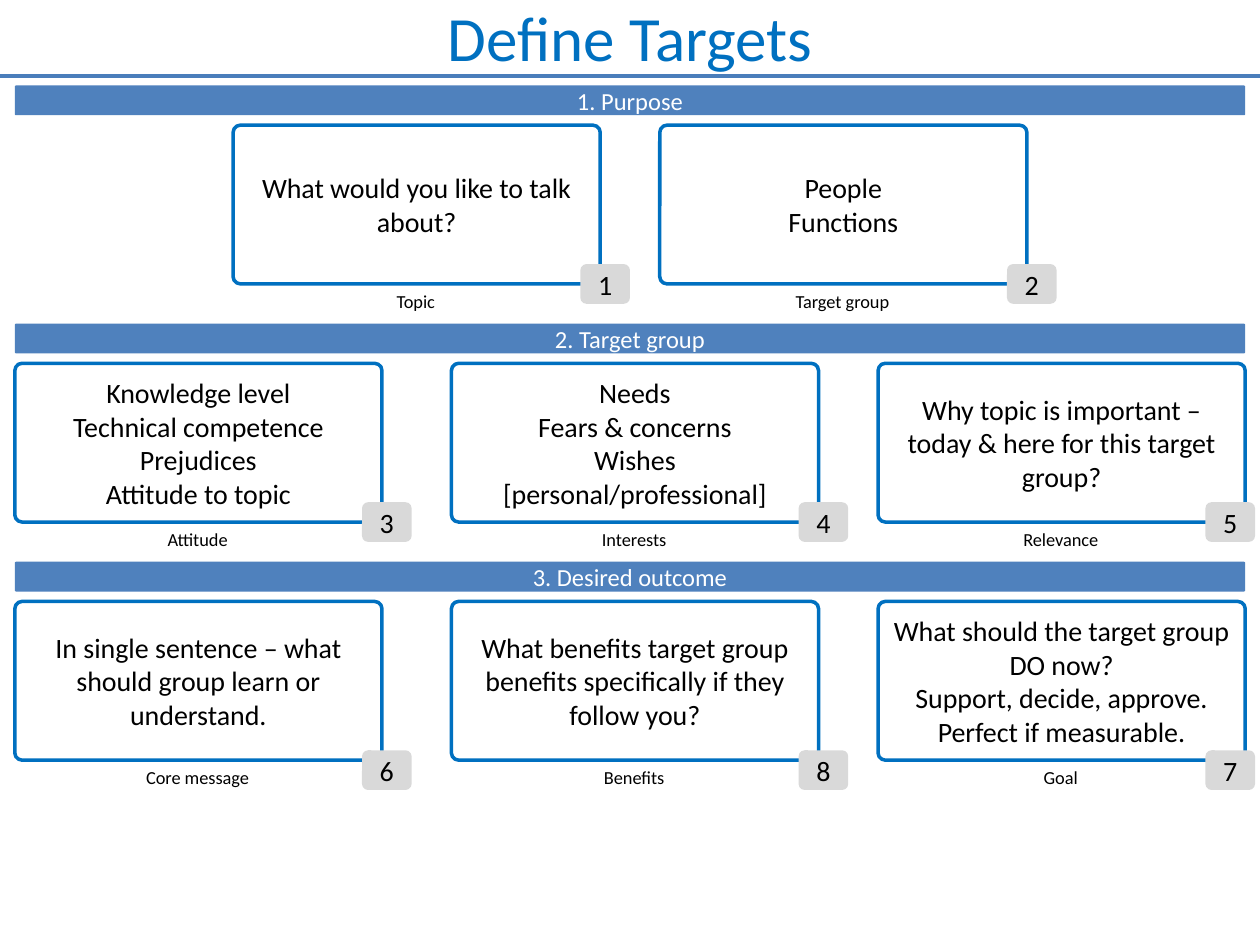
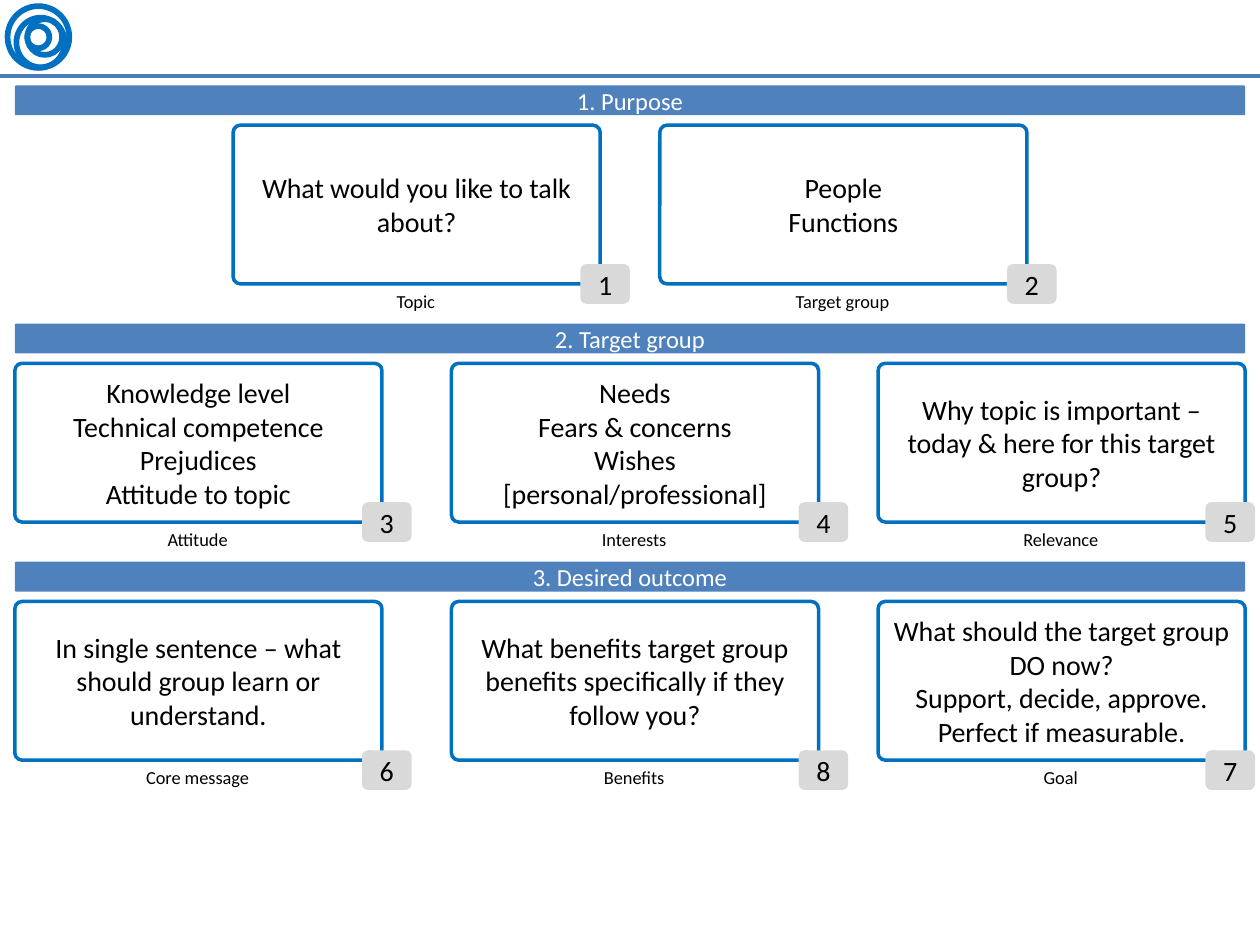
Before and after one commit to OleksiyRudenko/_under-development, a slide deck: slide 6 of soft-skills--Presentation/Presentation about Presentation.pptx. Drawn at 1260x945 pixels with LibreOffice and Linux fonts; fonts in the diff are those of the drawing. Boxes give left, top, right and bottom in pixels: in the first picture for what was removed or moved away, otherwise in the second. Text is boxed around its words. In the diff, an @@ line names an element or a change of style, - is before the commit and + after.

```diff
--- a/soft-skills--Presentation/Presentation about Presentation.pptx
+++ b/soft-skills--Presentation/Presentation about Presentation.pptx
@@ group added at <box>8,6,69,68</box>: 4 ellipses @@
@@ title removed at <box>448,17,812,76</box> @@
-Define Targets
```
Also in this commit, not shown: 10 other slides changed, 7 slides added, 1 other file.
